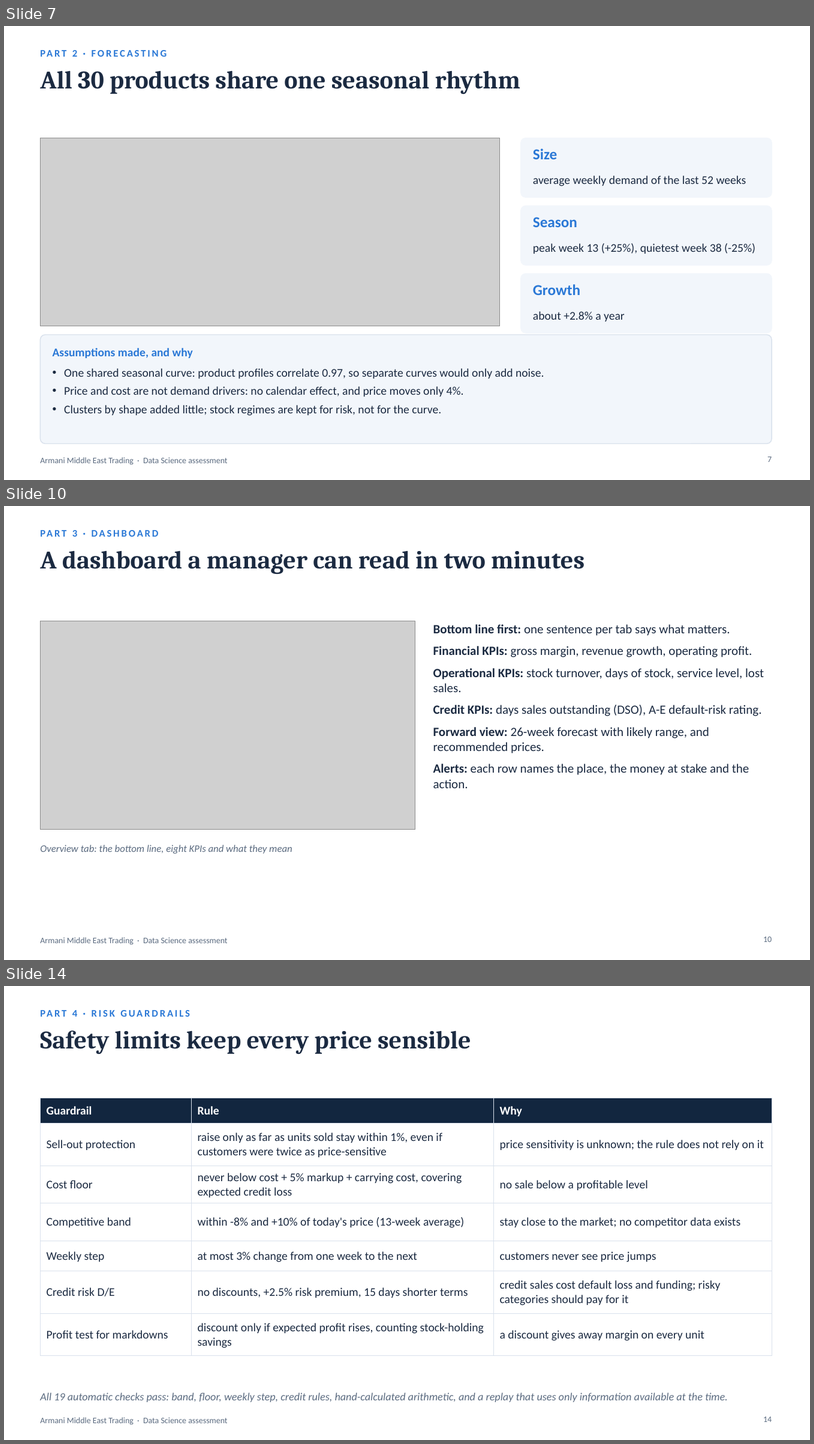
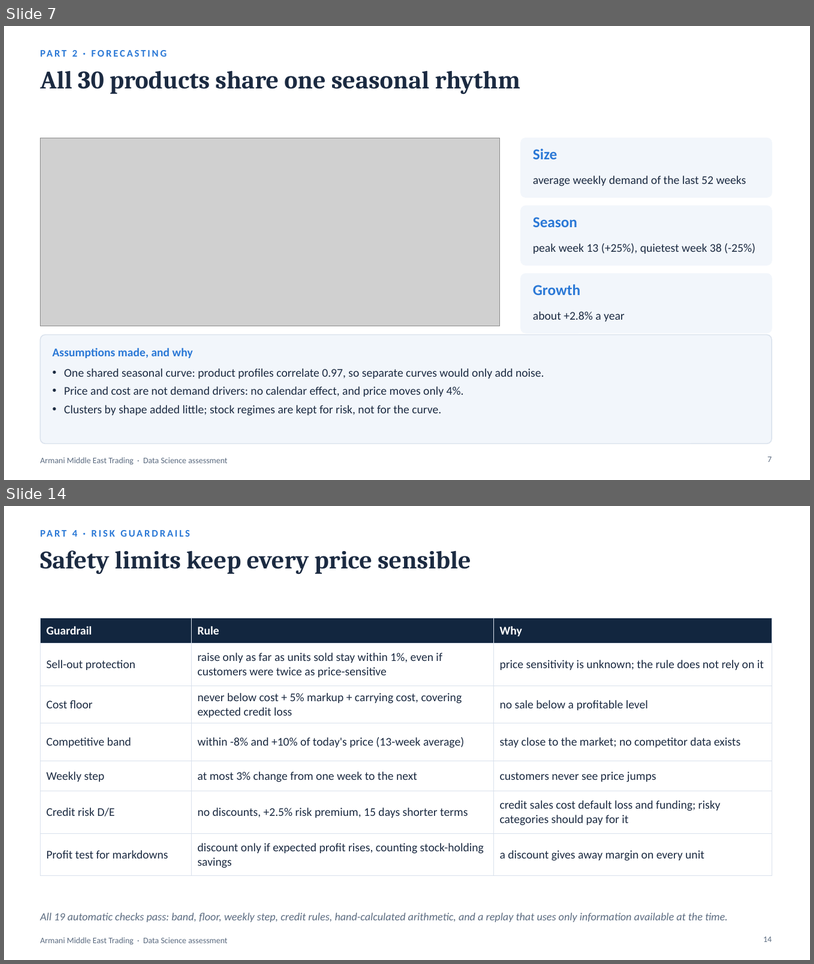
Before and after one commit to hrnademi/Technical_Assessment_HamidrezaNademi, a slide deck: Armani_Data_Science_Presentation.pptx. Shown one above the other, each under a label of ours: slides 7, 10 and 14 before the commit, slides 7 and 14 after it; the slides between them are not shown. The pictures are 814x1444 and 814x964 pixels, drawn with LibreOffice and Linux fonts; fonts in the diff are those of the drawing; grey boxes stand for pictures. Boxes give left, top, right and bottom in pixels: in the first picture for what was removed or moved away, otherwise in the second. Text is boxed around its words. In the diff, an @@ line names an element or a change of style, - is before the commit and + after.

```diff
--- a/Armani_Data_Science_Presentation.pptx
+++ b/Armani_Data_Science_Presentation.pptx
@@ slide 10 removed at [4, 506, 810, 960], background #FFFFFF; not listed: 1 template element that a slide beside it also shows @@
@@ text removed at [72, 530, 77, 537] @@
-PART 3 · DASHBOARD
@@ title removed at [40, 551, 585, 574] @@
-A dashboard a manager can read in two minutes
@@ picture removed at [40, 621, 416, 829] @@
@@ text removed at [434, 624, 764, 788] @@
-• Bottom line first: one sentence per tab says what matters.
-• Financial KPIs: gross margin, revenue growth, operating profit.
-• Operational KPIs: stock turnover, days of stock, service level, lost sales.
-• Credit KPIs: days sales outstanding (DSO), A-E default-risk rating.
-• Forward view: 26-week forecast with likely range, and recommended prices.
-• Alerts: each row names the place, the money at stake and the action.
@@ text removed at [40, 844, 293, 853] @@
-Overview tab: the bottom line, eight KPIs and what they mean
@@ page number removed at [764, 936, 772, 942] @@
-10
```
Also in this commit, not shown: 8 slides changed, 5 slides added, 4 other slides removed, 1 other file.
